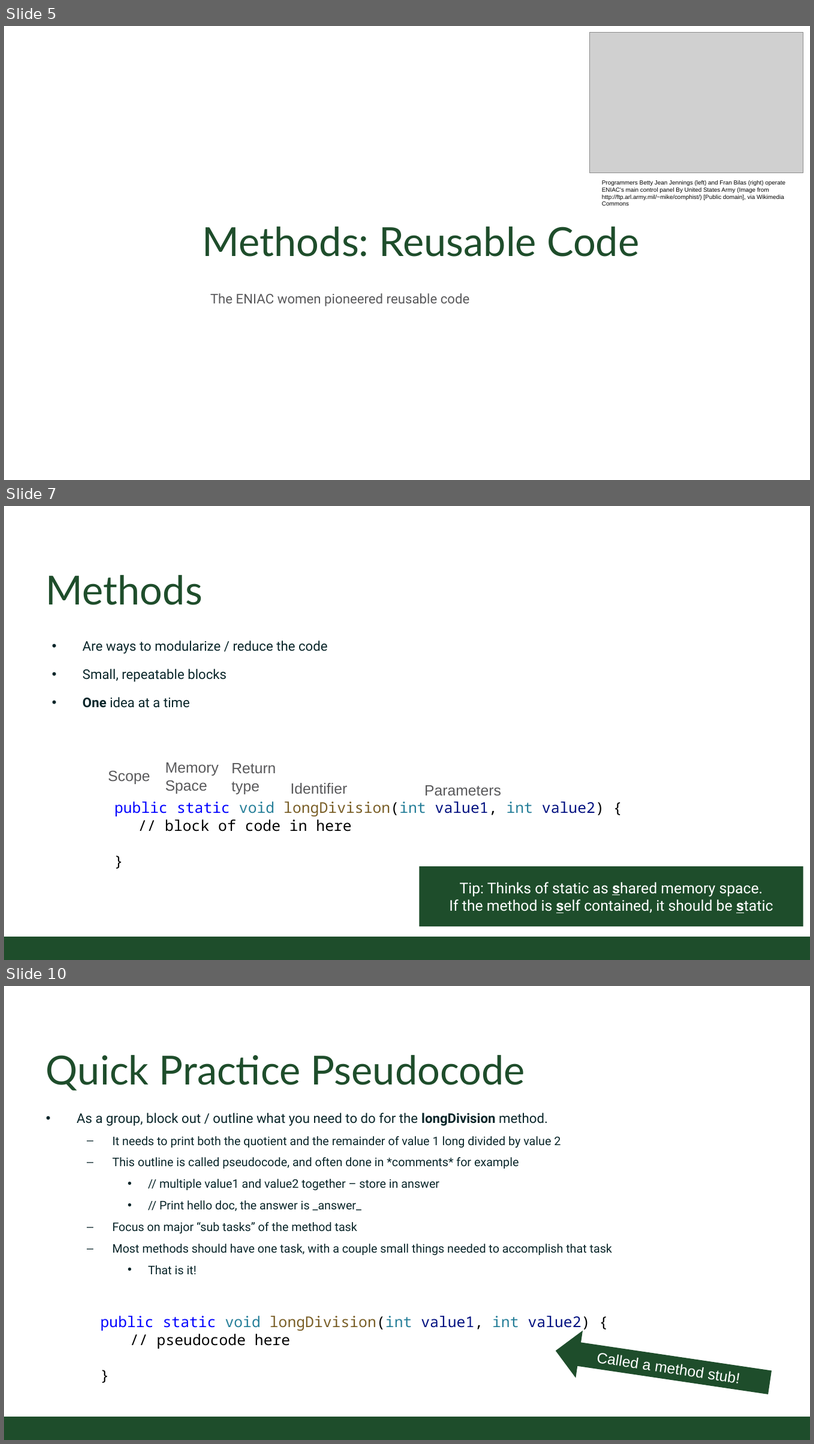
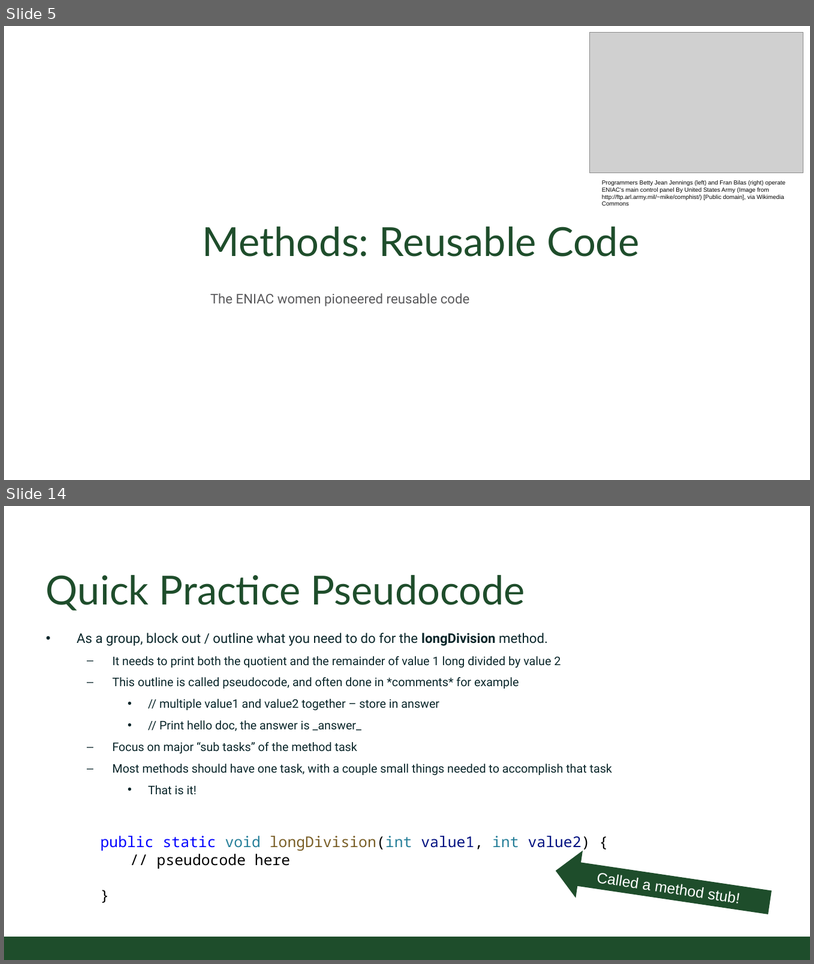
Before and after one commit to CSU-CompSci-CS163-4/Handouts, a slide deck: slides/On-Campus/02_02_ObjectsMethods.pptx. Shown one above the other, each under a label of ours: slides 5, 7 and 10 before the commit, slides 5 and 14 after it; the slides between them are not shown. The pictures are 814x1444 and 814x964 pixels, drawn with LibreOffice and Linux fonts; fonts in the diff are those of the drawing; grey boxes stand for pictures; background and template pictures are left out. Boxes give left, top, right and bottom in pixels: in the first picture for what was removed or moved away, otherwise in the second. Text is boxed around its words. In the diff, an @@ line names an element or a change of style, - is before the commit and + after.

Commit message:
Methods and Objects Lecture updated

```diff
--- a/slides/On-Campus/02_02_ObjectsMethods.pptx
+++ b/slides/On-Campus/02_02_ObjectsMethods.pptx
@@ slide 7 removed at <box>4,506,810,960</box>, background #FFFFFF; not listed: 1 template element that a slide beside it also shows @@
@@ title removed at <box>46,575,203,605</box> @@
-Methods
@@ text removed at <box>83,640,328,708</box> @@
-• Are ways to modularize / reduce the code
-• Small, repeatable blocks
-• One idea at a time
@@ text removed at <box>108,770,150,784</box> @@
-Scope
@@ text removed at <box>165,762,219,793</box> @@
-Memory Space
@@ text removed at <box>231,763,276,794</box> @@
-Return type
@@ text removed at <box>291,783,348,793</box> @@
-Identifier
@@ text removed at <box>425,785,501,795</box> @@
-Parameters
@@ text removed at <box>114,801,605,831</box> @@
-public static void longDivision(int value1, int value2) {
-// block of code in here
-}
@@ rectangle removed at <box>419,866,803,927</box> @@
-Tip: Thinks of static as shared memory space.
-If the method is self contained, it should be static
@@ what was slide 10 is now slide 14 @@
```
Also in this commit, not shown: 5 slides changed, 10 slides added, 4 other slides removed.
